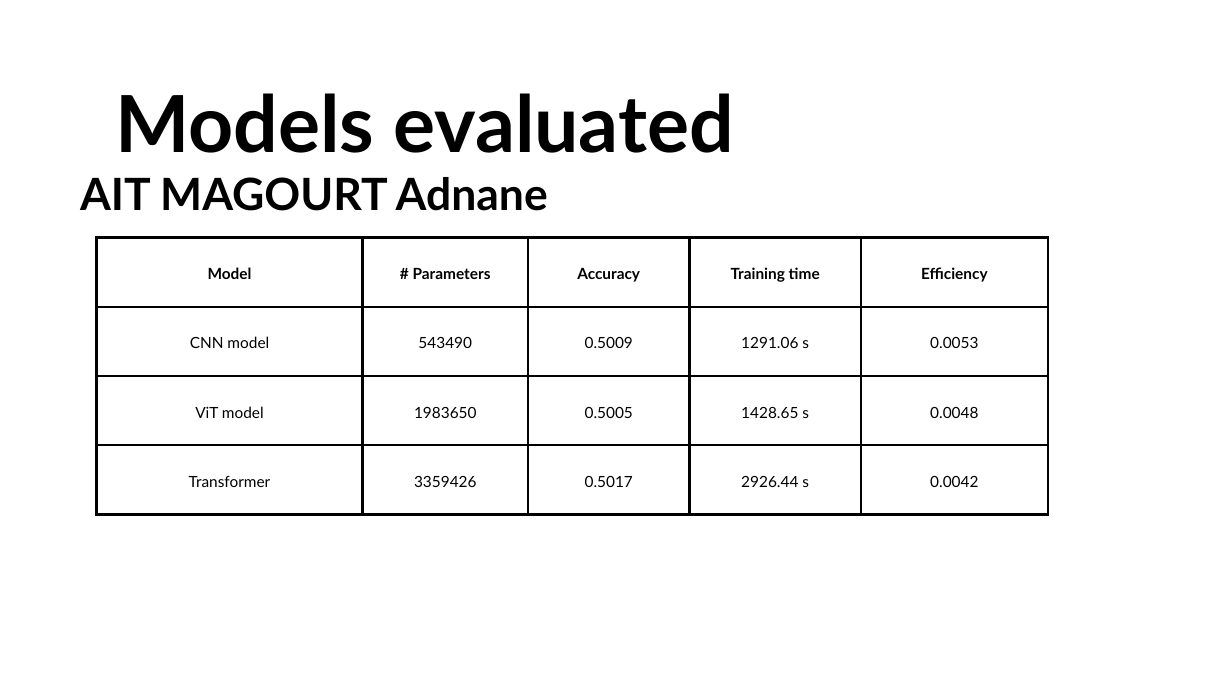
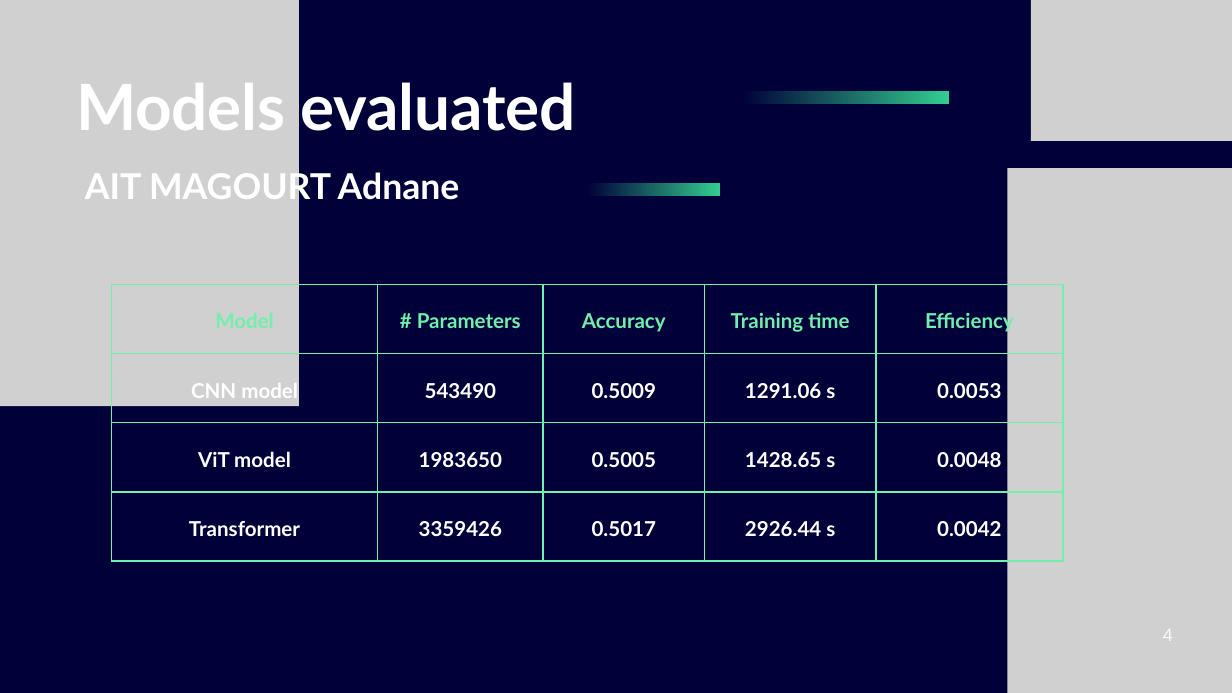
Before and after one commit to zakariaCHOUKRI/LRA-Pathfinder, a slide deck: slide 4 of Presentation.pptx. Drawn at 1232x693 pixels with LibreOffice and Linux fonts; fonts in the diff are those of the drawing; grey boxes stand for pictures. Boxes give left, top, right and bottom in pixels: in the first picture for what was removed or moved away, otherwise in the second. Text is boxed around its words. In the diff, an @@ line names an element or a change of style, - is before the commit and + after.

```diff
--- a/Presentation.pptx
+++ b/Presentation.pptx
@@ background #FFFFFF to #000138 @@
@@ picture added at [0, 0, 299, 406] @@
@@ picture added at [1031, 0, 1232, 140] @@
@@ text "Models evaluated": place and size @@
-text "Models evaluated" at [115, 93, 734, 153]
+text "Models evaluated" at [76, 82, 576, 131]
@@ text "Models evaluated" at [76, 82, 576, 131]: size 92 to 74.5 pt, text colour #000000 to #FFFFFF, letter spacing 0 to -0.1 pt; alignment centre to left; line spacing 128.8pt to 79pt @@
@@ freeform shape added at [742, 91, 950, 104], fill gradient #000138 to #33CD91 @@
@@ text "AIT MAGOURT Adnane": place and size @@
-text "AIT MAGOURT Adnane" at [80, 177, 548, 211]
+text "AIT MAGOURT Adnane" at [85, 169, 460, 207]
@@ text "AIT MAGOURT Adnane" at [85, 169, 460, 207]: size 52 to 41.7 pt, text colour #000000 to #FFFFFF; line spacing 72.8pt to 58.3pt @@
@@ picture added at [1007, 168, 1232, 693] @@
@@ freeform shape added at [587, 184, 720, 197], fill gradient #000138 to #33CD91 @@
@@ table at [111, 285, 1063, 561] @@
@@ size 18 to 24 pt @@
@@ text colour #000000 to #72EFAC in "Model", "# Parameters", "Accuracy", "Training time" and 1 more places @@
@@ text colour #000000 to #FFFFFF, bold on in "CNN model", "543490", "0.5009", "1291.06 s" and 11 more places @@
@@ line spacing 25.2pt to 33.6pt @@
@@ borders changed @@
@@ table: place and size @@
-table at [97, 237, 1048, 514]
+table at [111, 285, 1063, 561]
@@ text added at [1163, 629, 1173, 641], 20 pt, text #FFFFFF @@
+4
```
Also in this commit, not shown: 6 other slides changed, 32 slides added, 12 slides removed, 2 other files.
